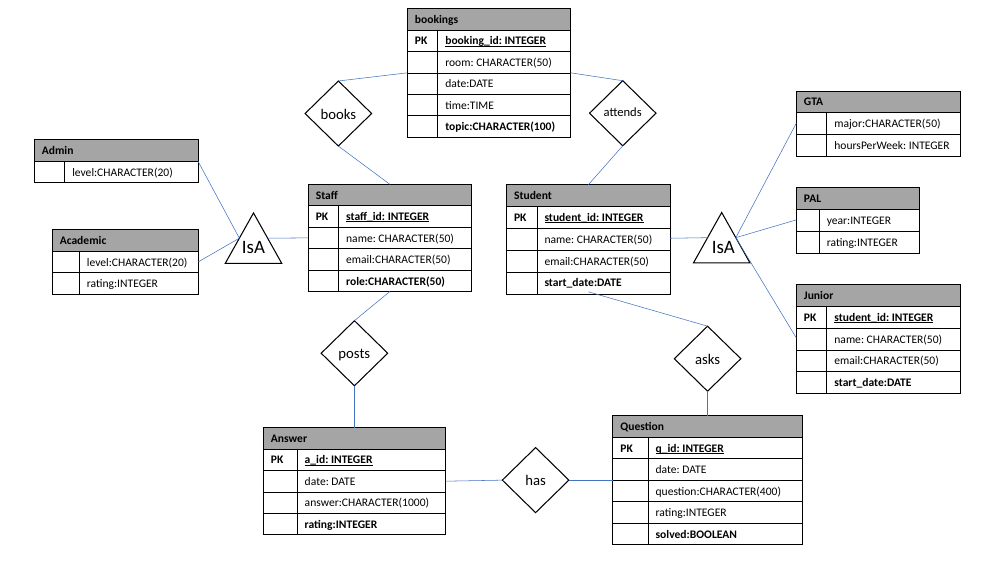
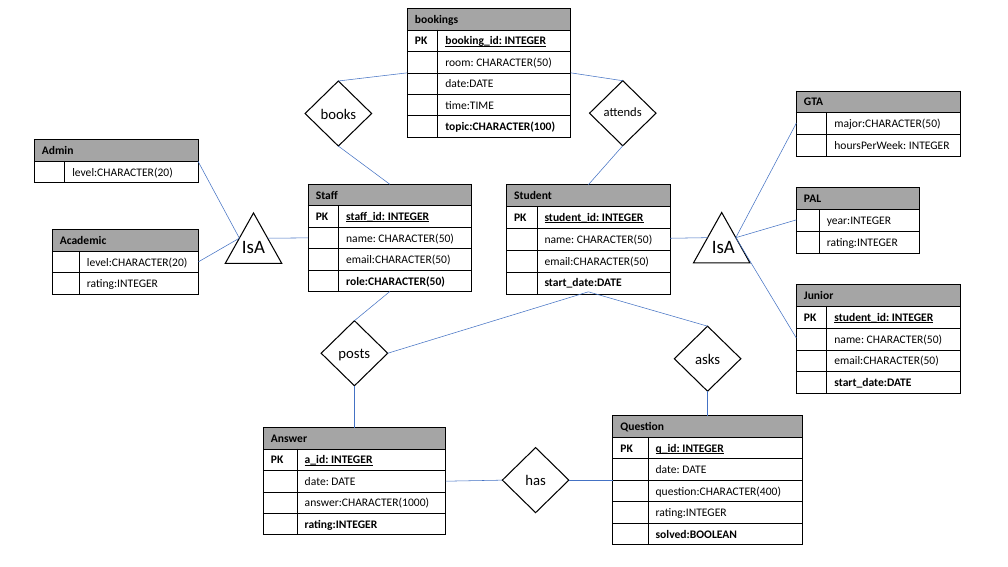
Before and after one commit to hamayun96/CS2001-Team-7, a slide deck: slide 1 of database/db_er_diagram/DB_ER.pptx. Drawn at 1008x567 pixels with LibreOffice and Linux fonts; fonts in the diff are those of the drawing. Boxes give left, top, right and bottom in pixels: in the first picture for what was removed or moved away, otherwise in the second. Text is boxed around its words. In the diff, an @@ line names an element or a change of style, - is before the commit and + after.

Commit message:
Minor modification

```diff
--- a/database/db_er_diagram/DB_ER.pptx
+++ b/database/db_er_diagram/DB_ER.pptx
@@ line added from (588, 292) to (388, 353), #4472C4 0.5 pt @@
```
